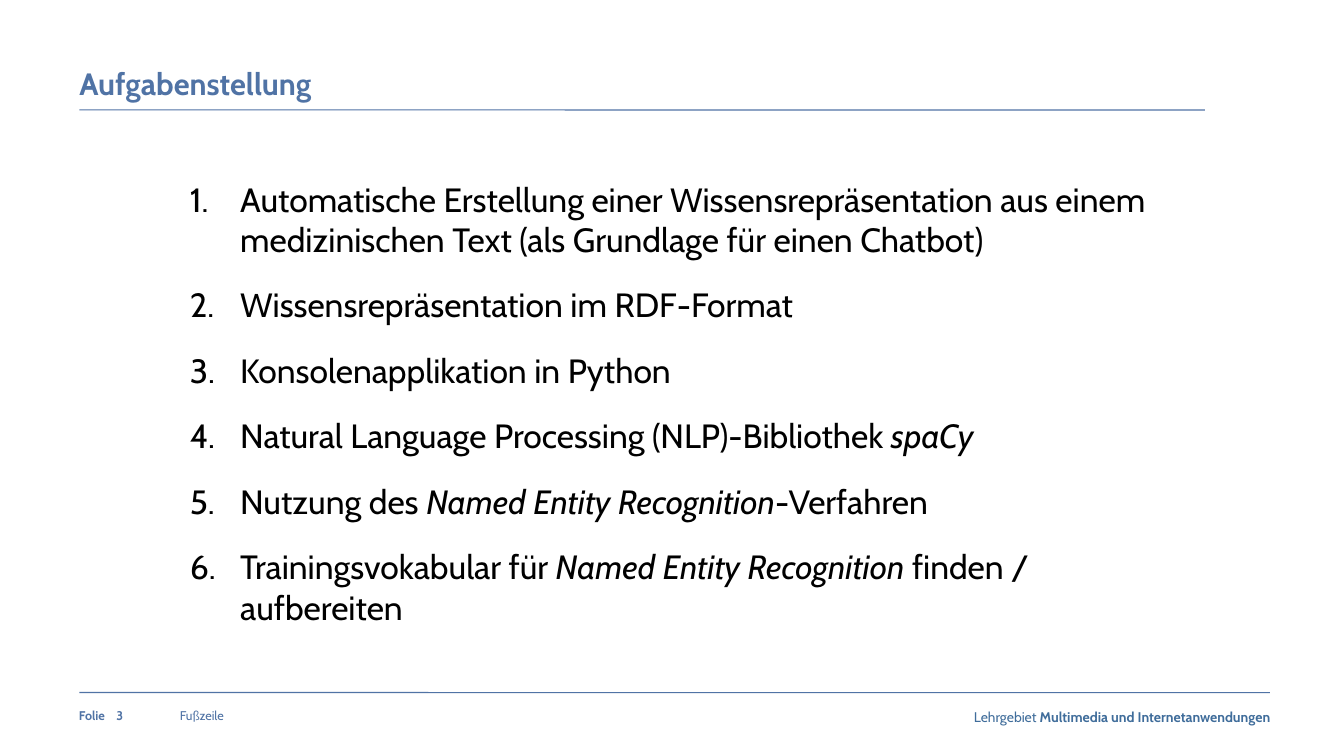
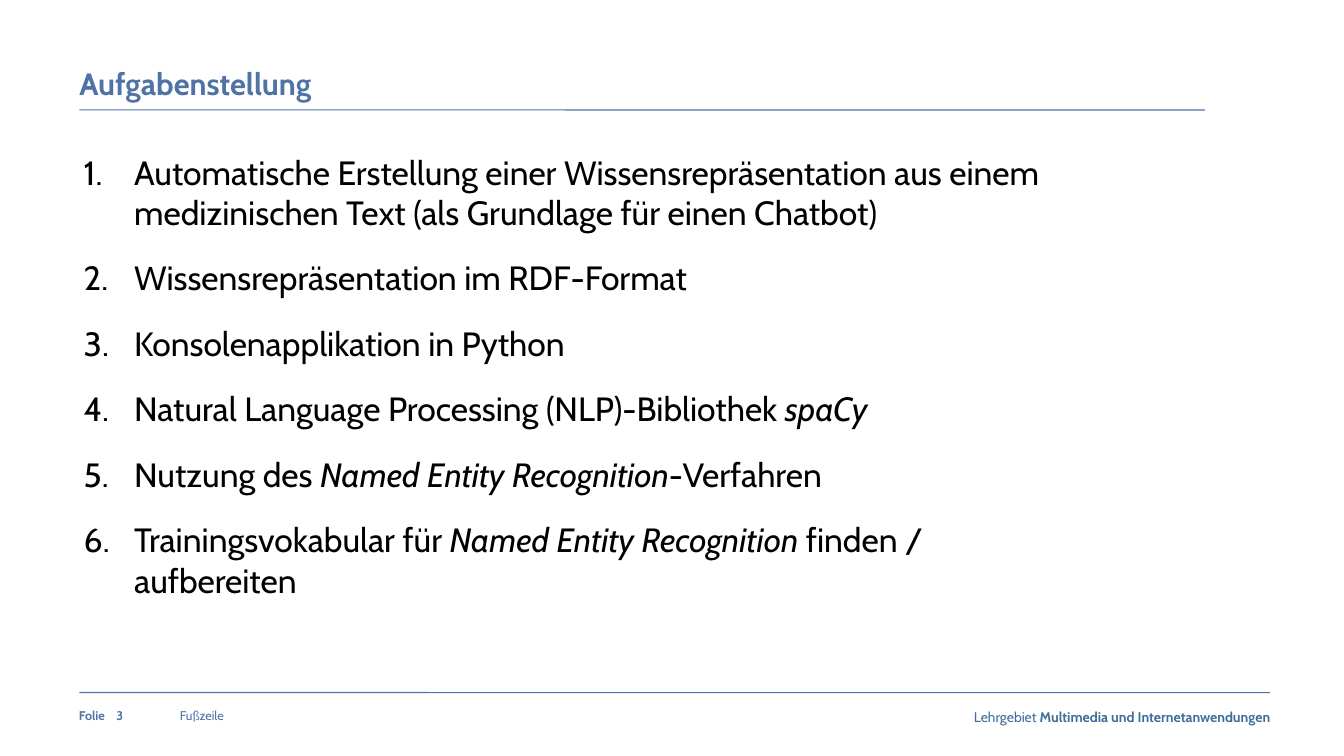
Before and after one commit to claraja/NLP_63458_WS22, a slide deck: slide 3 of Praesentation/Praesentation_Fachpraktikum_MedExtractor_Gruppe5.pptx. Drawn at 1344x756 pixels with LibreOffice and Linux fonts; fonts in the diff are those of the drawing; background and template pictures are left out. Boxes give left, top, right and bottom in pixels: in the first picture for what was removed or moved away, otherwise in the second. Text is boxed around its words. In the diff, an @@ line names an element or a change of style, - is before the commit and + after.

```diff
--- a/Praesentation/Praesentation_Fachpraktikum_MedExtractor_Gruppe5.pptx
+++ b/Praesentation/Praesentation_Fachpraktikum_MedExtractor_Gruppe5.pptx
@@ text "Automatische Erstellung einer Wissensrepräsentation aus ...": place and size @@
-text "Automatische Erstellung einer Wissensrepräsentation aus ..." at bbox=[240, 186, 1145, 621]
+text "Automatische Erstellung einer Wissensrepräsentation aus ..." at bbox=[134, 159, 1039, 594]
```
Also in this commit, not shown: 5 other slides changed, 2 slides added, 2 other files.
